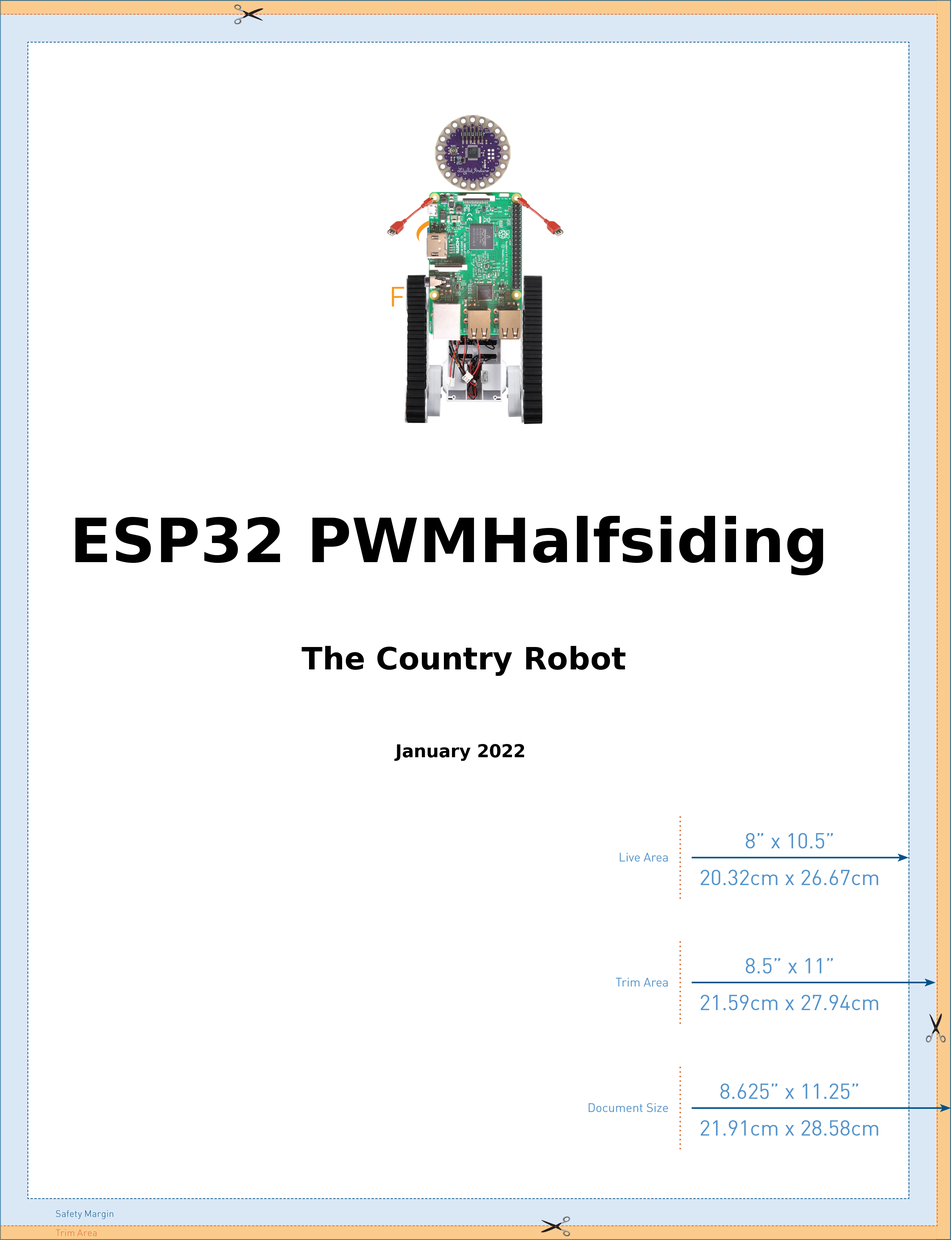
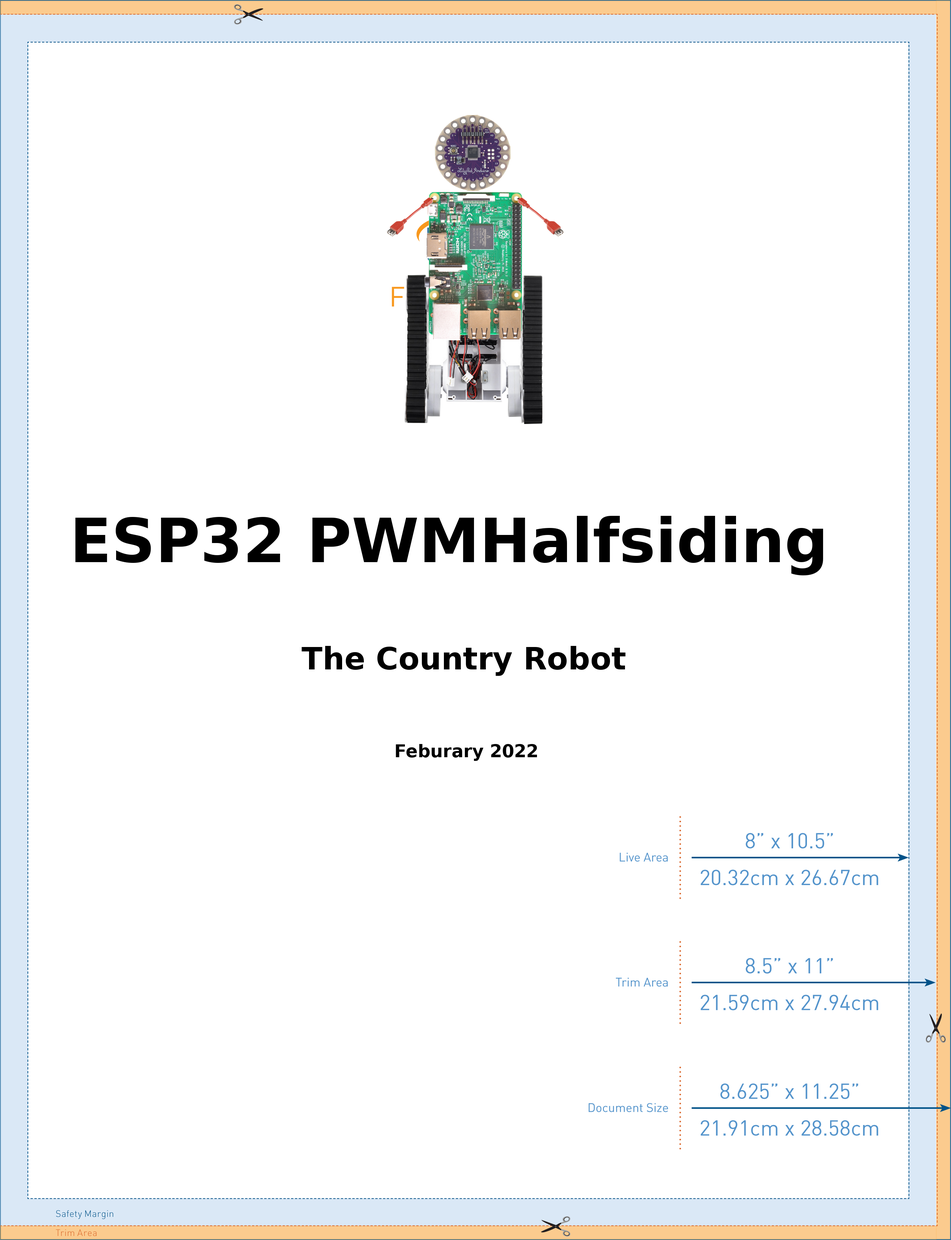
The second 951px x 1240px image is a revision of the first. Changes to its layers:
renamed "January 2022" to "Feburary 2022", painted on it over [394, 744, 538, 762]
